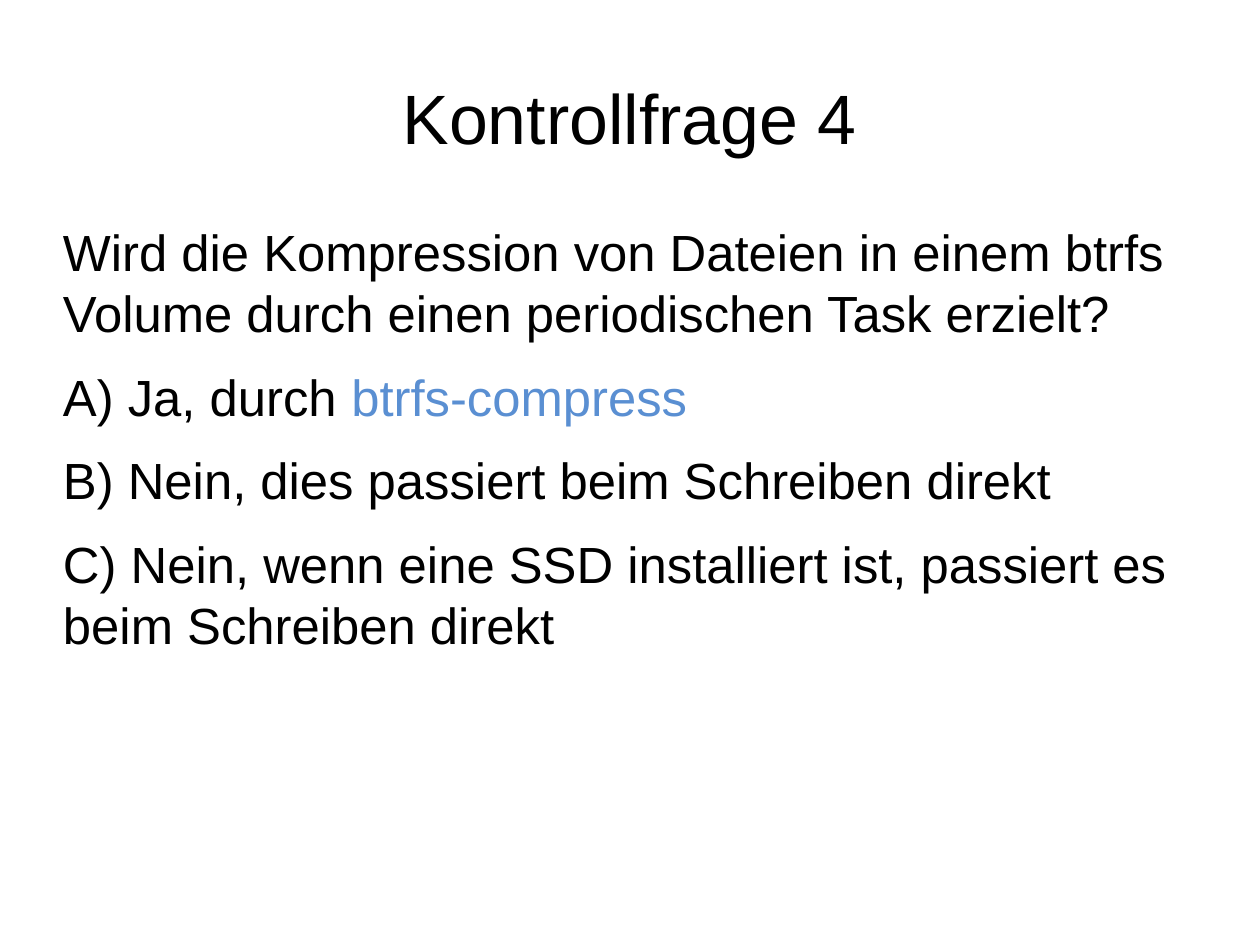
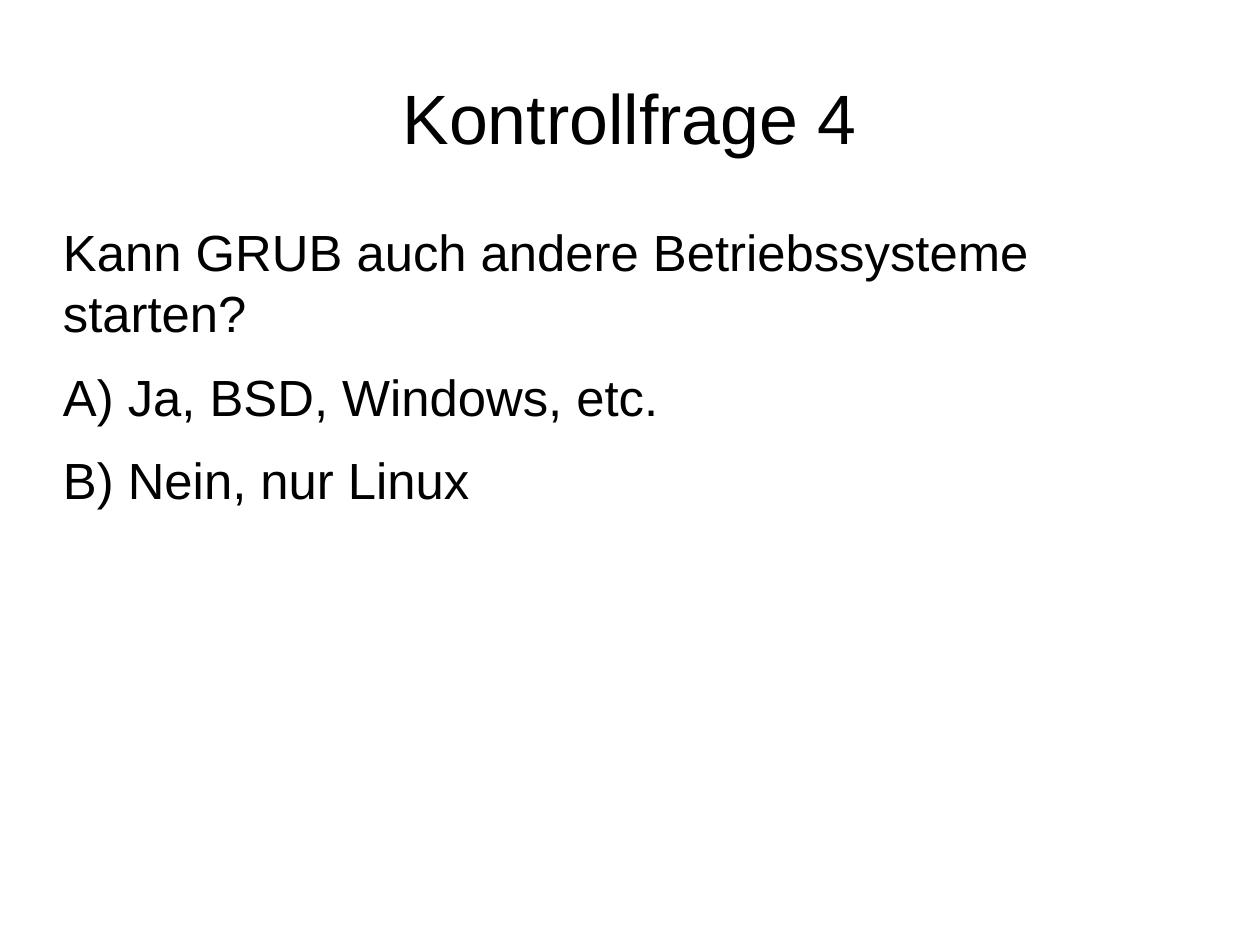
Before and after one commit to adfinis/adsy-trainings, a slide deck: slide 5 of SSA_SUSE-System-Administration/1004_grub2/modul_grub2_1004_04_check.odp. Drawn at 1260x945 pixels with LibreOffice and Linux fonts; fonts in the diff are those of the drawing. Boxes give left, top, right and bottom in pixels: in the first picture for what was removed or moved away, otherwise in the second. Text is boxed around its words. In the diff, an @@ line names an element or a change of style, - is before the commit and + after.

Commit message:
update module grub2

```diff
--- a/SSA_SUSE-System-Administration/1004_grub2/modul_grub2_1004_04_check.odp
+++ b/SSA_SUSE-System-Administration/1004_grub2/modul_grub2_1004_04_check.odp
@@ text at (63, 234, 1028, 510): text changed @@
-Wird die Kompression von Dateien in einem btrfs Volume durch einen periodischen Task erzielt?
-A) Ja, durch btrfs-compress
-B) Nein, dies passiert beim Schreiben direkt
-C) Nein, wenn eine SSD installiert ist, passiert es beim Schreiben direkt
+Kann GRUB auch andere Betriebssysteme starten?
+A) Ja, BSD, Windows, etc.
+B) Nein, nur Linux
```
Also in this commit, not shown: 4 other slides changed, 1 other file.
